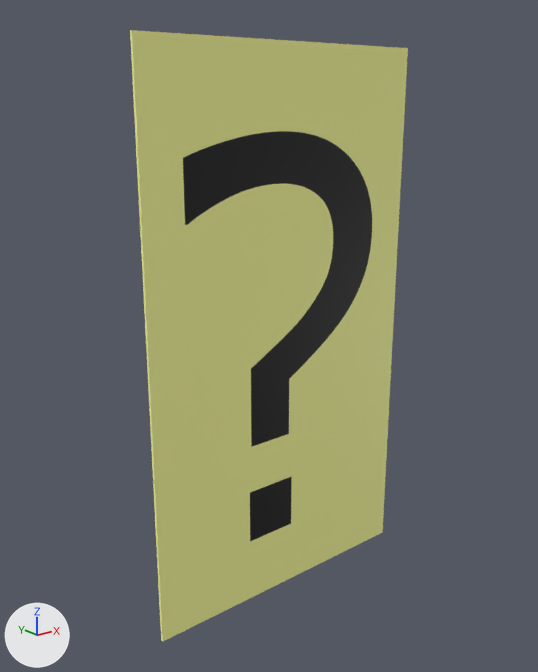
Before and after pictures for a commit that changed the FBX model tfg_hectorgarcia_escaperoom/Models/Pista2.fbx.
Rendered twice from a 50 mm camera at (-0.1314, -0.1565, 0.0648) aimed at (-0.0036, 0.0034, 0.0008). The lights are fixed; the arrows at lower left show +X, +Y and +Z. The older version comes first.
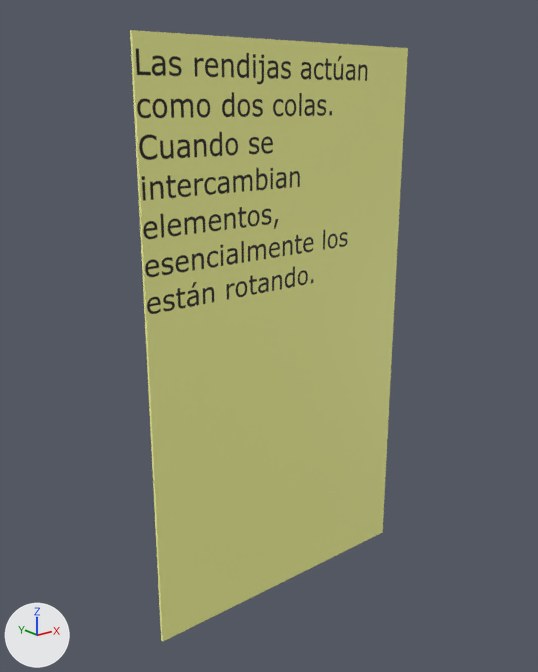
Changed parts and their boxes [x1, y1, x2, y2] in the pictures (538 x 672 px):
'Cylinder', surface changed
    both: [133, 45, 375, 544]

The edits, one by one:
Picture 'PistaColas.png' (img_pistacolas_png) is new.
Material 'Material.003' (mat_material_003) changes its picture from img_imagenpistasinventario_png to img_pistacolas_png.
